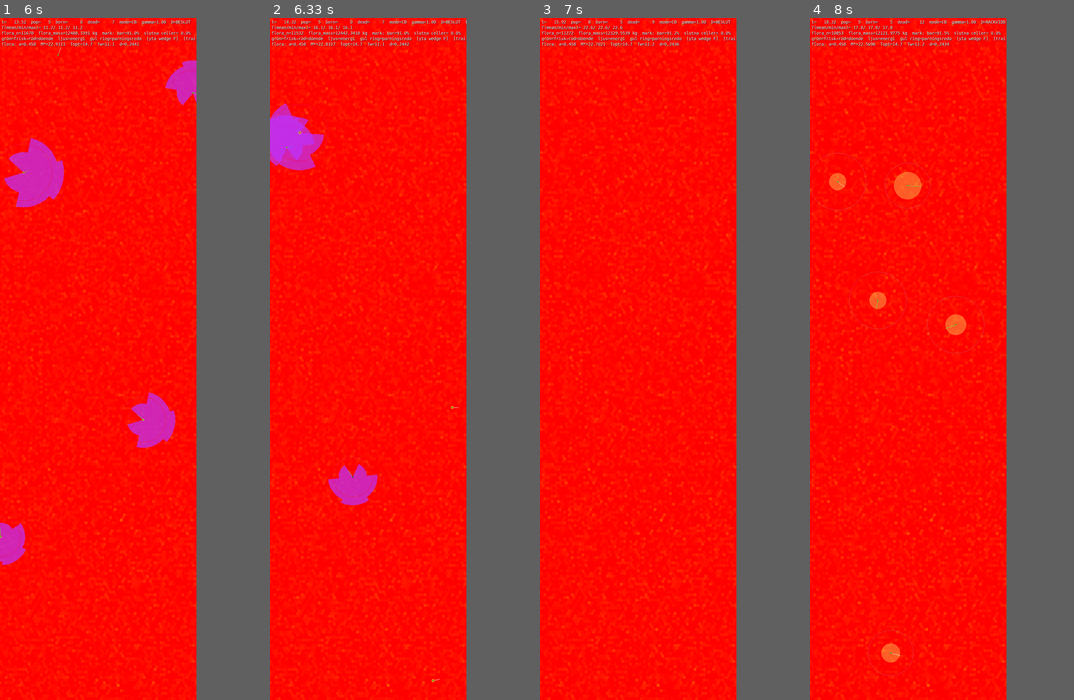
Above: before the commit, frames 1-4 (left to right).
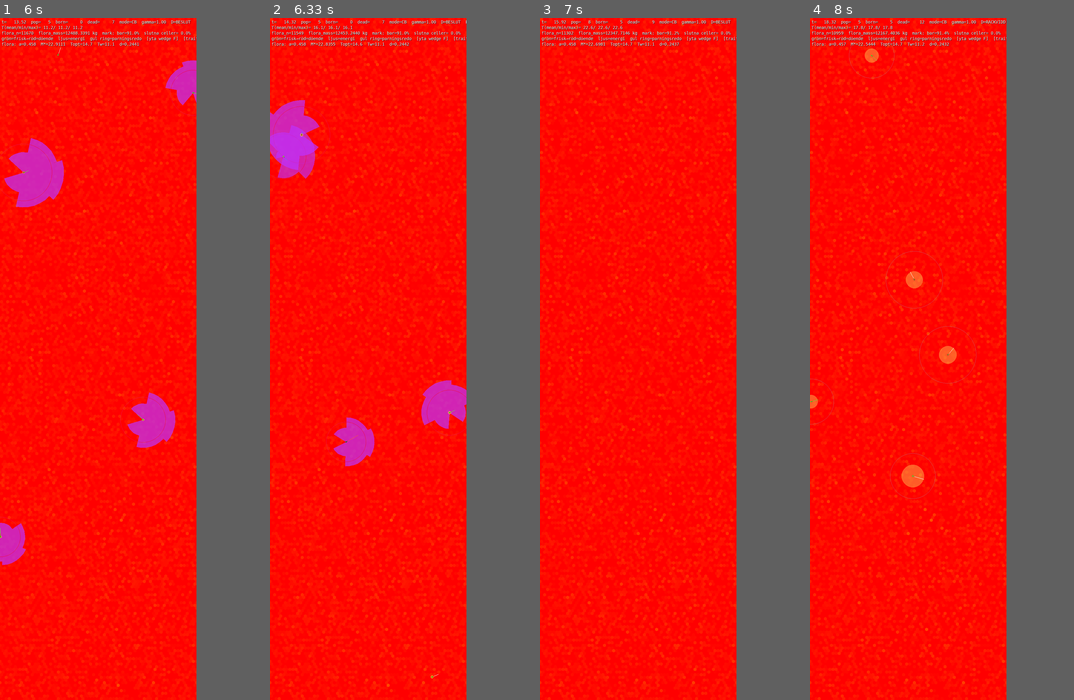
Above: after the commit, the same moments.

Repository: JoakimStorck/nep-process
Game: pygame game, started from nep_gui_launcher.py
The game is run twice, just before and just after one commit, with the same random seed, the same clock (stepped at 60 frames per second) and the same inputs.
Inputs (mouse positions are in pixels of both pictures, inside the frame that each line leads up to):
- Up to frame 1 (6 s): click "START" at 0.38 s; hold D 0.67-1.13 s; move the mouse to (145, 461) at 0.7 s; hold W 1.17-1.47 s; move the mouse to (166, 440) at 1.2 s; tap Space at 1.23, 1.57, 1.87, 2.07, 2.37, 2.63, 2.93, 3.07, 3.47, 3.77, 4.13, 4.43, 4.63, 4.93, 5.13, 5.47, 5.77, 5.97 s; hold D 1.5-1.97 s; move the mouse to (26, 372) at 1.53 s; hold A 2-2.53 s; move the mouse to (60, 113) at 2.03 s; tap 1 at 2.15, 3.55, 5.22 s; hold A 2.57-2.97 s; move the mouse to (150, 365) at 2.6 s; hold W 3-3.37 s; move the mouse to (121, 338) at 3.03 s; hold D 3.4-4.03 s; move the mouse to (171, 536) at 3.43 s; hold A 4.07-4.53 s; move the mouse to (58, 249) at 4.1 s; hold D 4.57-5.03 s; move the mouse to (84, 536) at 4.6 s; hold W 5.07-5.37 s; move the mouse to (150, 99) at 5.1 s; hold D 5.4-5.87 s; move the mouse to (92, 604) at 5.43 s; hold A from 5.9 s (still down); move the mouse to (116, 502) at 5.93 s
- Up to frame 2 (6.33 s): keep holding A; tap Space at 6.27 s
- Up to frame 3 (7 s): release A at 6.43 s; hold A 6.47-6.87 s; move the mouse to (613, 597) at 6.5 s; tap Space at 6.53, 6.83, 6.97 s; tap 1 at 6.62 s; hold W from 6.9 s (still down); move the mouse to (677, 161) at 6.93 s
- Up to frame 4 (8 s): release W at 7.27 s; hold D 7.3-7.93 s; move the mouse to (870, 154) at 7.33 s; tap Space at 7.37, 7.67 s; hold A from 7.97 s (still down)

Frame 1 is identical in both runs. In frame 2, 3.4% of the frame differs, in the area x 0-75%, y 1-98%; in frame 3, 0.2%; in frame 4, 2.3%.

Commit message:
0231: fostret bärs
Raden fanns men läste en konstant som aldrig lades till i AgentParams:

    _gest_burden = float(getattr(AP, "gestation_mass_burden", 0.0))
    M_carry += _gest_burden * max(0.0, self.M_fetus_wet())      # alltid 0

M_wet() räknar uttryckligen "utan foster", så en dräktig hona bar ingenting
extra i basal, värmeledning eller termoreglering. Uppmätt i p230 var en full
kull 1,179 kg våt mot en mor på 0,924 vid reproduktionströskeln — 128 % av
hennes egen kropp, buren gratis.

Ingen konstant återinförs: buren massa är buren massa, faktorn är ett.
gestation_P_overhead_per_kg återinförs inte heller — går fostret in i M_carry
får det sitt underhåll via Kleiber på summan, och en egen post vore samma
vävnad två gånger, samma dubbelbokföring som 0212 och 0226 rättade. Kleiber på
(mor + foster) är dessutom rätt form: exponenten 0,75 gör fostret billigare
att underhålla inuti en större kropp än fristående.

Utfall, f6-256 frö 1 till månad 36 (runs/p231) mot 0230:

                        0230        0231
  bestånd                164         128
  toppbestånd          1 192         750
  dödsfall             5 605       1 535
  livslängd median      1,58 mån    3,86 mån
  kroppsmassa p50       0,112       0,561

Jämviktsmassan nära fördubblas. M_target bland födda:

  0227 (med den falska bromsen)  2,008  2,773  2,954  2,952
  0230 (bromsen borttagen)       2,021  1,579  1,571  1,574
  0231 (fostret bärs)            1,998  2,773  2,968  2,968

Mekanismen är allometrisk och inte en motkraft: child_M är absolut, så ett
foster av given massa är en mindre andel av en större mor. Den lilla modern
krossas av att bära 128 % av sig själv, den stora bär proportionellt mindre.
Att neonatmassan skalar underlinjärt mot moderns är ett av de klassiska skälen
till stor kroppsstorlek i verkligheten, och trycket faller ut av sig självt.
child_M följer med uppåt, 0,236 -> 0,391.

Förbehåll: 0231 landar på 2,968 och 0227 på 2,952, alltså samma jämvikt från
en falsk broms och från en riktig mekanism. Det kan vara en slump på ett frö
och ska prövas i baslinjekörningen. liten6 ger 2 003/2 014/1 169 djurmånader
mot 1 788/2 853/1 069, utdöd i alla tre frön.

Invariantsviten godkänd i alla fyra körningar.

Co-Authored-By: Claude Opus 5 <noreply@anthropic.com>

Diff:
--- a/agent.py
+++ b/agent.py
@@ -2066,8 +2066,6 @@
         _thermo_Pmax  = float(AP.thermo_Pmax_per_kg)
         _cold_dmg     = float(AP.cold_damage_gain)
         _water_heat   = float(getattr(AP, "water_heatloss_gain", 0.0))
-        _gest_burden  = float(getattr(AP, "gestation_mass_burden", 0.0))
-        _gest_over    = float(getattr(AP, "gestation_P_overhead_per_kg", 0.0))
         _gest_rate    = self.gest_rate()
         _k_damage     = float(getattr(AP, "k_damage", 0.02))
         _h_base       = float(AP.death_h_base)
@@ -2220,7 +2218,26 @@
         self._reserve_cap = float(getattr(pheno, "reserve_cap", 0.0))
         M_carry = self.M_wet()
         if bool(self.gestating):
-            M_carry += _gest_burden * max(0.0, self.M_fetus_wet())
+            # **Fostret bärs (0231).** Raden fanns men läste
+            # `gestation_mass_burden`, en konstant som aldrig lades till i
+            # `AgentParams` och därför tyst var noll via `getattr`: en dräktig
+            # hona bar ingenting extra i basal, värmeledning eller
+            # termoreglering. Uppmätt i p230 var en full kull **128 procent av
+            # moderns egen kropp** — hon kunde alltså gå dräktig med mer än sin
+            # egen vikt gratis, vilket subventionerade reproduktionen rakt av.
+            #
+            # Ingen konstant behövs: buren massa är buren massa, faktorn är ett.
+            # Samma princip som reserven fick ovan.
+            #
+            # Att fostret går in i `M_carry` ger **också** dess underhåll, via
+            # Kleiber på summan. Det är därför `gestation_P_overhead_per_kg`
+            # inte återinförs — den hade blivit en andra betalning för samma
+            # vävnad, samma dubbelbokföring som 0212 rättade i termoregleringen
+            # och 0226 i omsättningen. Kleiber på (mor + foster) är dessutom
+            # rätt form: exponenten 0,75 gör fostret billigare att underhålla
+            # inuti en större kropp än fristående, vilket är vad delad cirkulation
+            # och delad värmebalans innebär.
+            M_carry += max(0.0, self.M_fetus_wet())
         # Diande ungar bärs och belastar som all annan massa (0218).
         M_carry += max(0.0, float(carried_kg))
 
@@ -2358,11 +2375,12 @@
         dM_cat_gest = 0.0         # kg catabolized specifically to support gestation build
         E_from_M_gest = 0.0       # J injected via that catabolism (then spent)
 
-        if bool(self.gestating):
-            Pg_over = _gest_over * M_eff
-            out_gest_overhead = dt * Pg_over
-
-            # Fostret byggs i (3A), efter underhållet — se där.
+        # `out_gest_overhead` står kvar som noll (0231). Dräktighetens
+        # underhåll betalas sedan dess av basalen, eftersom fostret ingår i
+        # `M_carry`; en egen post skulle vara samma vävnad två gånger. Posten
+        # behålls i ledgern så att jämförelser bakåt mot p210–p230 går att göra.
+        #
+        # Fostret byggs i (3A), efter underhållet — se där.
 
         # ---------------------------------------------------------
         # (2C.5) Aktiv juvenil tillväxt mot M_target
Not shown, changed: TODO.md
